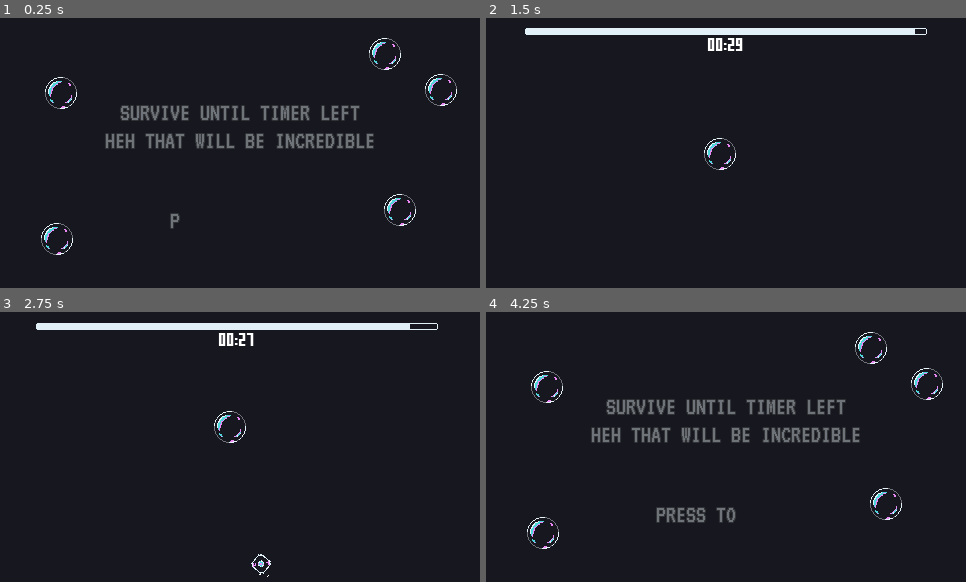
Above: before the commit, frames 1-4 (two rows, left to right).
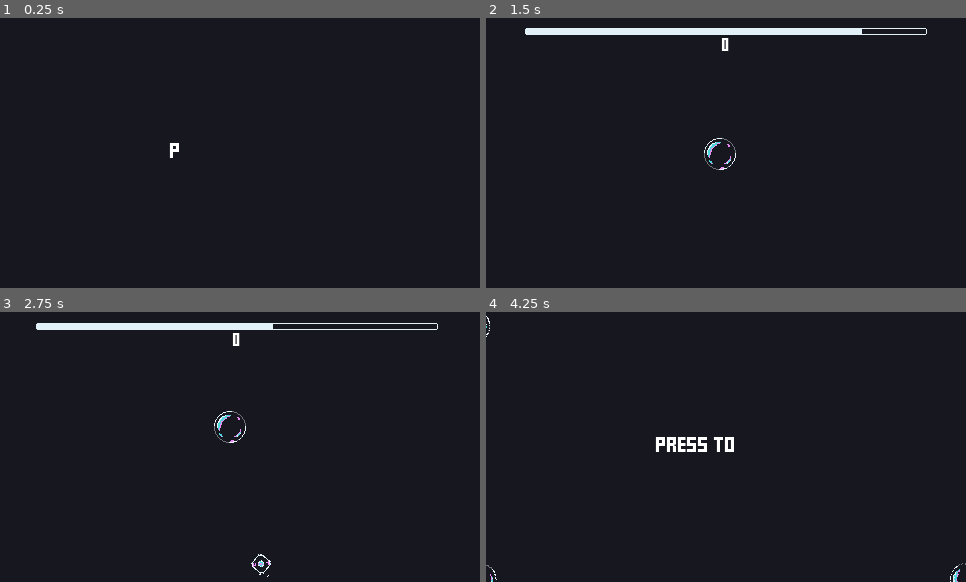
Above: after the commit, the same moments.

Repository: deadbit-dev/juice-jam
Game: Godot game, scene res://Game.tscn
Two runs of this game, one before a commit and one after it. Both use one fixed random seed, a clock stepped at 60 frames per second and the inputs below.
Inputs (mouse positions are in pixels of both pictures, inside the frame that each line leads up to):
- Up to frame 1 (0.25 s): no input
- Up to frame 2 (1.5 s): tap Enter at 0.5 s; click (726, 153) at 0.67 s; move the mouse to (630, 166) at 1.27 s; click (630, 166) at 1.42 s
- Up to frame 3 (2.75 s): move the mouse to (288, 387) at 2.02 s; click (288, 387) at 2.17 s
- Up to frame 4 (4.25 s): move the mouse to (702, 501) at 2.77 s; click (702, 501) at 2.92 s; move the mouse to (870, 487) at 3.52 s; click (870, 487) at 3.67 s

The runs differ from the first frame. In frame 1, 4.5% of the frame differs, in the area x 8-96%, y 7-88%; in frame 2, 0.5%; in frame 3, 0.8%; in frame 4, 5.5%, in the area x 0-100%, y 1-100%.

Commit message:
changed game mode to endless

Diff:
--- a/game/Game.tscn
+++ b/game/Game.tscn
@@ -1,10 +1,10 @@
 [gd_scene load_steps=11 format=2]
 
 [ext_resource path="res://scripts/Game.gd" type="Script" id=2]
-[ext_resource path="res://scenes/Enemy.tscn" type="PackedScene" id=3]
-[ext_resource path="res://scenes/Hero.tscn" type="PackedScene" id=4]
-[ext_resource path="res://scenes/GUI.tscn" type="PackedScene" id=5]
-[ext_resource path="res://scenes/HUD.tscn" type="PackedScene" id=6]
+[ext_resource path="res://Nodes/Enemy.tscn" type="PackedScene" id=3]
+[ext_resource path="res://Nodes/Hero.tscn" type="PackedScene" id=4]
+[ext_resource path="res://Nodes/GUI.tscn" type="PackedScene" id=5]
+[ext_resource path="res://Nodes/HUD.tscn" type="PackedScene" id=6]
 [ext_resource path="res://scripts/Shake.gd" type="Script" id=7]
 
 [sub_resource type="LineShape2D" id=5]
@@ -23,8 +23,12 @@
 Hero = ExtResource( 4 )
 Enemy = ExtResource( 3 )
 
-[node name="WinTimer" type="Timer" parent="."]
-wait_time = 30.0
+[node name="AdsTimer" type="Timer" parent="."]
+wait_time = 5.0
+one_shot = true
+
+[node name="PointTimer" type="Timer" parent="."]
+wait_time = 5.0
 one_shot = true
 
 [node name="SpawnTimer" type="Timer" parent="."]
--- /dev/null
+++ b/game/Nodes/Burst.tscn
@@ -0,0 +1,15 @@
+[gd_scene format=2]
+
+[node name="Burst" type="CPUParticles2D"]
+emitting = false
+amount = 15
+lifetime = 0.3
+one_shot = true
+explosiveness = 1.0
+local_coords = false
+emission_shape = 1
+emission_sphere_radius = 0.1
+spread = 180.0
+gravity = Vector2( 0, 0 )
+initial_velocity = 70.0
+initial_velocity_random = 0.5
--- a/game/Scenes/Enemy.tscn
+++ b/game/Nodes/Enemy.tscn
@@ -1,6 +1,6 @@
 [gd_scene load_steps=9 format=2]
 
-[ext_resource path="res://scenes/Sparks.tscn" type="PackedScene" id=1]
+[ext_resource path="res://Nodes/Sparks.tscn" type="PackedScene" id=1]
 [ext_resource path="res://scripts/Enemy.gd" type="Script" id=2]
 [ext_resource path="res://assets/enemy-die.png" type="Texture" id=3]
 [ext_resource path="res://assets/enemy-Sheet.png" type="Texture" id=4]
--- a/game/scenes/GUI.tscn
+++ b/game/Nodes/GUI.tscn
@@ -16,11 +16,6 @@
 margin_right = -10.0
 margin_bottom = -10.0
 script = ExtResource( 1 )
-__meta__ = {
-"_edit_use_anchors_": false
-}
-
-[node name="Tween" type="Tween" parent="."]
 
 [node name="Bars" type="CenterContainer" parent="."]
 margin_right = 460.0
@@ -42,12 +37,12 @@
 "_edit_use_anchors_": false
 }
 
-[node name="Time" type="Label" parent="Bars/TimerBar"]
+[node name="Points" type="Label" parent="Bars/TimerBar"]
 margin_top = 11.0
 margin_right = 402.0
 margin_bottom = 26.0
 custom_fonts/font = SubResource( 1 )
-text = "00:00"
+text = "000"
 align = 1
 valign = 1
 autowrap = true
--- /dev/null
+++ b/game/Nodes/GameOver.tscn
@@ -0,0 +1,64 @@
+[gd_scene load_steps=6 format=2]
+
+[ext_resource path="res://assets/FFFFORWA.TTF" type="DynamicFontData" id=1]
+[ext_resource path="res://scripts/WindowInputEvent.gd" type="Script" id=2]
+
+[sub_resource type="DynamicFont" id=1]
+size = 7
+font_data = ExtResource( 1 )
+
+[sub_resource type="DynamicFont" id=5]
+size = 5
+font_data = ExtResource( 1 )
+
+[sub_resource type="DynamicFont" id=2]
+size = 7
+font_data = ExtResource( 1 )
+
+[node name="GameOver" type="Control"]
+pause_mode = 1
+anchor_right = 1.0
+anchor_bottom = 1.0
+script = ExtResource( 2 )
+
+[node name="CenterContainer" type="CenterContainer" parent="."]
+anchor_left = 0.5
+anchor_top = 0.5
+anchor_right = 0.5
+anchor_bottom = 0.5
+margin_left = -46.0
+margin_top = -45.0
+margin_right = 46.0
+margin_bottom = 45.0
+mouse_filter = 2
+
+[node name="VBoxContainer" type="VBoxContainer" parent="CenterContainer"]
+margin_top = 20.0
+margin_right = 92.0
+margin_bottom = 69.0
+
+[node name="Points" type="Label" parent="CenterContainer/VBoxContainer"]
+margin_right = 92.0
+margin_bottom = 10.0
+custom_fonts/font = SubResource( 1 )
+text = "POINTS: 0"
+align = 1
+valign = 1
+
+[node name="Separator" type="Label" parent="CenterContainer/VBoxContainer"]
+modulate = Color( 0.486275, 0.486275, 0.576471, 1 )
+margin_top = 14.0
+margin_right = 92.0
+margin_bottom = 22.0
+custom_fonts/font = SubResource( 5 )
+text = "-----------------------"
+
+[node name="BestRecord" type="Label" parent="CenterContainer/VBoxContainer"]
+margin_top = 26.0
+margin_right = 92.0
+margin_bottom = 49.0
+custom_fonts/font = SubResource( 2 )
+text = "BEST RECORD
+0"
+align = 1
+valign = 1
--- /dev/null
+++ b/game/Nodes/HUD.tscn
@@ -0,0 +1,14 @@
+[gd_scene load_steps=4 format=2]
+
+[ext_resource path="res://Nodes/Start.tscn" type="PackedScene" id=2]
+[ext_resource path="res://Nodes/GameOver.tscn" type="PackedScene" id=3]
+[ext_resource path="res://scripts/HUD.gd" type="Script" id=4]
+
+[node name="HUD" type="CanvasLayer"]
+script = ExtResource( 4 )
+
+[node name="Start" parent="." instance=ExtResource( 2 )]
+visible = false
+
+[node name="GameOver" parent="." instance=ExtResource( 3 )]
+visible = false
--- a/game/Scenes/Hero.tscn
+++ b/game/Nodes/Hero.tscn
@@ -1,7 +1,8 @@
-[gd_scene load_steps=5 format=2]
+[gd_scene load_steps=6 format=2]
 
 [ext_resource path="res://assets/bubble.png" type="Texture" id=1]
 [ext_resource path="res://scripts/Hero.gd" type="Script" id=2]
+[ext_resource path="res://Nodes/Burst.tscn" type="PackedScene" id=3]
 
 [sub_resource type="CircleShape2D" id=1]
 radius = 16.0
@@ -78,19 +79,7 @@
 texture = ExtResource( 1 )
 region_rect = Rect2( 0, 0, 100, 30 )
 
-[node name="Burst" type="CPUParticles2D" parent="."]
-emitting = false
-amount = 15
-lifetime = 0.3
-one_shot = true
-explosiveness = 1.0
-local_coords = false
-emission_shape = 1
-emission_sphere_radius = 0.1
-spread = 180.0
-gravity = Vector2( 0, 0 )
-initial_velocity = 70.0
-initial_velocity_random = 0.5
+[node name="Burst" parent="." instance=ExtResource( 3 )]
 
 [node name="Animation" type="AnimationPlayer" parent="."]
 anims/die = SubResource( 2 )
--- /dev/null
+++ b/game/Nodes/SpawnDelayTimer.tscn
@@ -0,0 +1,5 @@
+[gd_scene format=2]
+
+[node name="SpawnDelayTimer" type="Timer" groups=["spawn_delay_timers"]]
+wait_time = 2.0
+autostart = true
--- /dev/null
+++ b/game/Nodes/Start.tscn
@@ -0,0 +1,100 @@
+[gd_scene load_steps=7 format=2]
+
+[ext_resource path="res://assets/FFFFORWA.TTF" type="DynamicFontData" id=1]
+[ext_resource path="res://Scripts/TextAnimationControl.gd" type="Script" id=2]
+[ext_resource path="res://scripts/WindowInputEvent.gd" type="Script" id=3]
+[ext_resource path="res://assets/bubble.png" type="Texture" id=4]
+
+[sub_resource type="Animation" id=10]
+resource_name = "print"
+length = 7.0
+loop = true
+tracks/0/type = "value"
+tracks/0/path = NodePath("Text:visible_characters")
+tracks/0/interp = 1
+tracks/0/loop_wrap = true
+tracks/0/imported = false
+tracks/0/enabled = true
+tracks/0/keys = {
+"times": PoolRealArray( 0, 0.5, 1, 1.5, 2, 2.5, 3, 3.5, 4, 4.5, 5, 5.5, 6, 6.5 ),
+"transitions": PoolRealArray( 1, 1, 1, 1, 1, 1, 1, 1, 1, 1, 1, 1, 1, 1 ),
+"update": 1,
+"values": [ 0, 1, 2, 3, 4, 5, 6, 7, 8, 9, 10, 11, 12, 13 ]
+}
+
+[sub_resource type="DynamicFont" id=6]
+size = 12
+font_data = ExtResource( 1 )
+
+[node name="Start" type="Control"]
+pause_mode = 1
+anchor_right = 1.0
+anchor_bottom = 1.0
+script = ExtResource( 3 )
+
+[node name="TextAnimation" type="AnimationPlayer" parent="."]
+playback_speed = 2.5
+anims/print = SubResource( 10 )
+script = ExtResource( 2 )
+
+[node name="Text" type="Label" parent="."]
+anchor_right = 1.0
+anchor_bottom = 1.0
+custom_fonts/font = SubResource( 6 )
+text = "press to start"
+align = 1
+valign = 1
+uppercase = true
+percent_visible = 0.0
+
+[node name="BottomLeftBubbleSpawner" type="CPUParticles2D" parent="."]
+position = Vector2( -50, 300 )
+amount = 5
+lifetime = 10.0
+randomness = 0.1
+texture = ExtResource( 4 )
+direction = Vector2( 1, -1 )
+spread = 20.0
+gravity = Vector2( 0, 0 )
+initial_velocity = 50.0
+initial_velocity_random = 0.15
+angular_velocity = 30.0
+
+[node name="BottomRightBubbleSpawner" type="CPUParticles2D" parent="."]
+position = Vector2( 530, 300 )
+amount = 5
+lifetime = 10.0
+randomness = 0.1
+texture = ExtResource( 4 )
+direction = Vector2( -1, -1 )
+spread = 20.0
+gravity = Vector2( 0, 0 )
+initial_velocity = 50.0
+initial_velocity_random = 0.15
+angular_velocity = 30.0
+
+[node name="TopLeftBubbleSpawner" type="CPUParticles2D" parent="."]
+position = Vector2( -50, -30 )
+amount = 5
+lifetime = 10.0
+randomness = 0.1
+texture = ExtResource( 4 )
+direction = Vector2( 1, 1 )
+spread = 20.0
+gravity = Vector2( 0, 0 )
+initial_velocity = 50.0
+initial_velocity_random = 0.15
+angular_velocity = 30.0
+
+[node name="TopRightBubbleSpawner" type="CPUParticles2D" parent="."]
+position = Vector2( 530, -30 )
+amount = 5
+lifetime = 10.0
+randomness = 0.1
+texture = ExtResource( 4 )
+direction = Vector2( -1, 1 )
+spread = 20.0
+gravity = Vector2( 0, 0 )
+initial_velocity = 50.0
+initial_velocity_random = 0.15
+angular_velocity = 30.0
--- a/game/Scripts/Game.gd
+++ b/game/Scripts/Game.gd
@@ -1,61 +1,79 @@
 extends Node
 
+signal start
+signal game
 signal gameover
-signal win
 
 export (PackedScene) var Hero
 export (PackedScene) var Enemy
 
-onready var win_timer = $WinTimer
-onready var spawn_timer = $SpawnTimer
 onready var hud = $HUD
 onready var camera = $ShakeCamera
+onready var point_timer = $PointTimer
+onready var spawn_timer = $SpawnTimer
 onready var hero_start_pos = $StartHero.position
 
-var Player: KinematicBody2D
+var player: KinematicBody2D
+var enemies: Array
+
+var points: int = 0
+var best_record: int = points
 
 
 func _ready():
-	win_timer.connect("timeout", self, "win")
-	spawn_timer.connect("timeout", self, "spawn_enemy")
-	hud.connect("game", self, "start_game")
+	hud.start.connect("mouse_click", self, "start_game")
+	hud.game_over.connect("mouse_click", self, "start_menu")
+	start_menu()
+
+
+func start_menu():
+	emit_signal("start")
 
 
 func start_game():
 	randomize()
+	init_timers()
 	spawn_player()
-	win_timer.start()
+	emit_signal("game")
+
+
+func init_timers():
+	point_timer.connect("timeout", self, "increase_points")
+	spawn_timer.connect("timeout", self, "spawn_enemy")
+	point_timer.start()
 	spawn_timer.start()
 
 
-func game_over():
-	win_timer.stop()
-	spawn_timer.stop()
-	get_tree().call_group("enemies", "queue_free")
-	emit_signal("gameover")
-
-
-func win():
-	spawn_timer.stop()
-	get_tree().call_group("enemies", "queue_free")
-	Player.queue_free()
-	emit_signal("win")
-
-
 func spawn_player():
-	Player = Hero.instance()
-	Player.connect("died", self, "game_over")
-	Player.position = hero_start_pos
-	Player.purpose = hero_start_pos
-	add_child(Player)
+	player = Hero.instance()
+	player.connect("died", self, "game_over")
+	player.position = hero_start_pos
+	player.purpose = hero_start_pos
+	add_child(player)
 
 
 func spawn_enemy():
 	var enemy = Enemy.instance()
-	enemy.position = rand_pos_on_rect_edge(get_viewport().size)
+	enemy.position = rand_pos_on_rect_edge(get_viewport().get_visible_rect().size)
 	enemy.connect("shake", camera, "shake_on")
+	enemies.append(enemy)
 	add_child(enemy)
-	enemy.attack(Player)
+	enemy.attack(player)
+
+
+func increase_points():
+	points += 1
+	if points > best_record:
+		best_record = points
+	point_timer.start()
+
+
+func game_over():
+	point_timer.stop()
+	spawn_timer.stop()
+	player.queue_free()
+	get_tree().call_group("enemies", "queue_free")
+	emit_signal("gameover")
 
 
 func rand_pos_on_rect_edge(size: Vector2):
--- a/game/scenes/GameOver.tscn
+++ /dev/null
@@ -1,39 +0,0 @@
-[gd_scene load_steps=4 format=2]
-
-[ext_resource path="res://assets/VT323-Regular.ttf" type="DynamicFontData" id=1]
-[ext_resource path="res://scripts/WindowInputEvent.gd" type="Script" id=2]
-
-[sub_resource type="DynamicFont" id=6]
-size = 25
-outline_size = 1
-outline_color = Color( 0.435294, 0.435294, 0.435294, 1 )
-font_data = ExtResource( 1 )
-
-[node name="GameOver" type="Control"]
-pause_mode = 1
-visible = false
-anchor_right = 1.0
-anchor_bottom = 1.0
-script = ExtResource( 2 )
-__meta__ = {
-"_edit_use_anchors_": false
-}
-
-[node name="Message" type="Label" parent="."]
-modulate = Color( 0.435294, 0.454902, 0.478431, 1 )
-anchor_left = 0.5
-anchor_top = 0.5
-anchor_right = 0.5
-anchor_bottom = 0.5
-margin_left = -160.0
-margin_top = -24.0
-margin_right = 160.0
-margin_bottom = 24.0
-custom_fonts/font = SubResource( 6 )
-text = "bubble burst, press to try again"
-align = 1
-valign = 1
-uppercase = true
-__meta__ = {
-"_edit_use_anchors_": false
-}
--- a/game/scenes/HUD.tscn
+++ /dev/null
@@ -1,40 +0,0 @@
-[gd_scene load_steps=6 format=2]
-
-[ext_resource path="res://scenes/Win.tscn" type="PackedScene" id=1]
-[ext_resource path="res://scenes/Start.tscn" type="PackedScene" id=2]
-[ext_resource path="res://scenes/GameOver.tscn" type="PackedScene" id=3]
-[ext_resource path="res://scripts/HUD.gd" type="Script" id=4]
-[ext_resource path="res://scripts/WindowInputEvent.gd" type="Script" id=5]
-
-[node name="HUD" type="CanvasLayer"]
-script = ExtResource( 4 )
-
-[node name="Start" type="Control" parent="." instance=ExtResource( 2 )]
-pause_mode = 1
-visible = false
-anchor_right = 1.0
-anchor_bottom = 1.0
-script = ExtResource( 5 )
-__meta__ = {
-"_edit_use_anchors_": false
-}
-
-[node name="GameOver" type="Control" parent="." instance=ExtResource( 3 )]
-pause_mode = 1
-visible = false
-anchor_right = 1.0
-anchor_bottom = 1.0
-script = ExtResource( 5 )
-__meta__ = {
-"_edit_use_anchors_": false
-}
-
-[node name="Win" type="Control" parent="." instance=ExtResource( 1 )]
-pause_mode = 1
-visible = false
-anchor_right = 1.0
-anchor_bottom = 1.0
-script = ExtResource( 5 )
-__meta__ = {
-"_edit_use_anchors_": false
-}
--- a/game/scenes/Start.tscn
+++ /dev/null
@@ -1,96 +0,0 @@
-[gd_scene load_steps=7 format=2]
-
-[ext_resource path="res://assets/VT323-Regular.ttf" type="DynamicFontData" id=1]
-[ext_resource path="res://Scripts/anim_start.gd" type="Script" id=2]
-[ext_resource path="res://scripts/WindowInputEvent.gd" type="Script" id=3]
-[ext_resource path="res://assets/bubble.png" type="Texture" id=4]
-
-[sub_resource type="DynamicFont" id=6]
-size = 25
-outline_size = 1
-outline_color = Color( 0.435294, 0.435294, 0.435294, 1 )
-font_data = ExtResource( 1 )
-
-[sub_resource type="Animation" id=10]
-resource_name = "print"
-length = 7.0
-loop = true
-tracks/0/type = "value"
-tracks/0/path = NodePath("press_to_start:visible_characters")
-tracks/0/interp = 1
-tracks/0/loop_wrap = true
-tracks/0/imported = false
-tracks/0/enabled = true
-tracks/0/keys = {
-"times": PoolRealArray( 0, 0.5, 1, 1.5, 2, 2.5, 3, 3.5, 4, 4.5, 5, 5.5, 6, 6.5 ),
-"transitions": PoolRealArray( 1, 1, 1, 1, 1, 1, 1, 1, 1, 1, 1, 1, 1, 1 ),
-"update": 1,
-"values": [ 0, 1, 2, 3, 4, 5, 6, 7, 8, 9, 10, 11, 12, 13 ]
-}
-
-[node name="Start" type="Control"]
-pause_mode = 1
-visible = false
-anchor_right = 1.0
-anchor_bottom = 1.0
-script = ExtResource( 3 )
-__meta__ = {
-"_edit_use_anchors_": false
-}
-
-[node name="how_win" type="Label" parent="."]
-modulate = Color( 0.435294, 0.454902, 0.478431, 1 )
-anchor_right = 1.0
-anchor_bottom = 0.5
-custom_fonts/font = SubResource( 6 )
-text = "Survive until timer left
-Heh that will be incredible"
-align = 1
-valign = 2
-uppercase = true
-__meta__ = {
-"_edit_use_anchors_": false
-}
-
-[node name="press_to_start" type="Label" parent="."]
-modulate = Color( 0.435294, 0.454902, 0.478431, 1 )
-anchor_top = 0.5
-anchor_right = 1.0
-anchor_bottom = 1.0
-custom_fonts/font = SubResource( 6 )
-text = "press to start"
-align = 1
-valign = 1
-uppercase = true
-percent_visible = 0.0
-__meta__ = {
-"_edit_use_anchors_": false
-}
-
-[node name="anim" type="AnimationPlayer" parent="."]
-playback_speed = 2.5
-anims/print = SubResource( 10 )
-script = ExtResource( 2 )
-
-[node name="Bubbles" type="CenterContainer" parent="."]
-
-[node name="Bubble" type="Sprite" parent="Bubbles"]
-position = Vector2( 441, 72 )
-texture = ExtResource( 4 )
-
-[node name="Bubble2" type="Sprite" parent="Bubbles"]
-position = Vector2( 365, 126 )
-texture = ExtResource( 4 )
-offset = Vector2( 20, -90 )
-
-[node name="Bubble3" type="Sprite" parent="Bubbles"]
-position = Vector2( 400, 192 )
-texture = ExtResource( 4 )
-
-[node name="Bubble4" type="Sprite" parent="Bubbles"]
-position = Vector2( 61, 75 )
-texture = ExtResource( 4 )
-
-[node name="Bubble5" type="Sprite" parent="Bubbles"]
-position = Vector2( 57, 221 )
-texture = ExtResource( 4 )
--- a/game/scenes/Win.tscn
+++ /dev/null
@@ -1,85 +0,0 @@
-[gd_scene load_steps=5 format=2]
-
-[ext_resource path="res://assets/VT323-Regular.ttf" type="DynamicFontData" id=1]
-[ext_resource path="res://scripts/WindowInputEvent.gd" type="Script" id=2]
-[ext_resource path="res://assets/bubble.png" type="Texture" id=3]
-
-[sub_resource type="DynamicFont" id=6]
-size = 25
-outline_size = 1
-outline_color = Color( 0.435294, 0.435294, 0.435294, 1 )
-font_data = ExtResource( 1 )
-
-[node name="Win" type="Control"]
-pause_mode = 1
-visible = false
-anchor_right = 1.0
-anchor_bottom = 1.0
-script = ExtResource( 2 )
-__meta__ = {
-"_edit_use_anchors_": false
-}
-
-[node name="Message" type="Label" parent="."]
-modulate = Color( 0.435294, 0.454902, 0.478431, 1 )
-anchor_left = 0.5
-anchor_top = 0.5
-anchor_right = 0.5
-anchor_bottom = 0.5
-margin_left = -190.0
-margin_top = -24.0
-margin_right = 190.0
-margin_bottom = 24.0
-custom_fonts/font = SubResource( 6 )
-text = "wow, are you win, how ?
-this was impasible"
-align = 1
-valign = 1
-uppercase = true
-__meta__ = {
-"_edit_use_anchors_": false
-}
-
-[node name="Bubbles" type="CenterContainer" parent="."]
-
-[node name="Bubble" type="Sprite" parent="Bubbles"]
-position = Vector2( 441, 72 )
-texture = ExtResource( 3 )
-
-[node name="Bubble2" type="Sprite" parent="Bubbles"]
-position = Vector2( 365, 126 )
-texture = ExtResource( 3 )
-offset = Vector2( 20, -90 )
-
-[node name="Bubble3" type="Sprite" parent="Bubbles"]
-position = Vector2( 400, 192 )
-texture = ExtResource( 3 )
-
-[node name="Bubble4" type="Sprite" parent="Bubbles"]
-position = Vector2( 45, 56 )
-texture = ExtResource( 3 )
-
-[node name="Bubble5" type="Sprite" parent="Bubbles"]
-position = Vector2( 57, 221 )
-texture = ExtResource( 3 )
-
-[node name="Bubble6" type="Sprite" parent="Bubbles"]
-position = Vector2( 181, 36 )
-texture = ExtResource( 3 )
-
-[node name="Bubble7" type="Sprite" parent="Bubbles"]
-position = Vector2( 384, 205 )
-texture = ExtResource( 3 )
-offset = Vector2( 20, -90 )
-
-[node name="Bubble8" type="Sprite" parent="Bubbles"]
-position = Vector2( 300, 237 )
-texture = ExtResource( 3 )
-
-[node name="Bubble9" type="Sprite" parent="Bubbles"]
-position = Vector2( 125, 72 )
-texture = ExtResource( 3 )
-
-[node name="Bubble10" type="Sprite" parent="Bubbles"]
-position = Vector2( 116, 185 )
-texture = ExtResource( 3 )
--- a/game/scripts/GUI.gd
+++ b/game/scripts/GUI.gd
@@ -3,17 +3,15 @@
 export var dt = 20.0
 
 onready var bar = $Bars/TimerBar/Progress
-onready var count = $Bars/TimerBar/Time
-onready var timer = $"../WinTimer"
-onready var tween = $Tween
+onready var points = $Bars/TimerBar/Points
+onready var point_timer = $"../PointTimer"
+onready var game = $"../../GAME"
 
 
 func _ready():
-	var win_time = timer.wait_time
-	bar.max_value = win_time * dt
+	bar.max_value = point_timer.wait_time * dt
 
 
 func _process(delta):
-	var time_left = timer.time_left
-	count.text =  "00:" + String(int(time_left))
-	bar.value = time_left * dt
+	bar.value = point_timer.time_left * dt
+	points.text = String(game.points)
--- a/game/scripts/HUD.gd
+++ b/game/scripts/HUD.gd
@@ -1,22 +1,17 @@
 extends CanvasLayer
-
-signal game
 
 onready var start = $Start
 onready var game_over = $GameOver
-onready var win = $Win
+onready var points = $GameOver/CenterContainer/VBoxContainer/Points
+onready var best_record = $GameOver/CenterContainer/VBoxContainer/BestRecord
 onready var gui = $"../GUI"
-
-onready var state = $"../../GAME"
+onready var game = $"../../GAME"
 
 
 func _ready():
-	start.connect("mouse_click", self, "gui_game")
-	game_over.connect("mouse_click", self, "gui_start")
-	win.connect("mouse_click", self, "gui_start")
-	state.connect("gameover", self, "gui_gameover")
-	state.connect("win", self, "gui_win")
-	gui_start()
+	game.connect("start", self, "gui_start")
+	game.connect("game", self, "gui_game")
+	game.connect("gameover", self, "gui_gameover")
 
 
 func gui_start():
@@ -24,8 +19,6 @@
 	gui.visible = false
 	game_over.pause_mode = Node.PAUSE_MODE_STOP
 	game_over.visible = false
-	win.pause_mode = Node.PAUSE_MODE_STOP
-	win.visible = false
 	start.pause_mode = Node.PAUSE_MODE_PROCESS
 	start.visible = true
 
@@ -35,11 +28,8 @@
 	start.visible = false
 	game_over.pause_mode = Node.PAUSE_MODE_STOP
 	game_over.visible = false
-	win.pause_mode = Node.PAUSE_MODE_STOP
-	win.visible = false
 	gui.pause_mode = Node.PAUSE_MODE_PROCESS
 	gui.visible = true
-	emit_signal("game")
 
 
 func gui_gameover():
@@ -47,10 +37,5 @@
 	gui.visible = false
 	game_over.pause_mode = Node.PAUSE_MODE_PROCESS
 	game_over.visible = true
-
-
-func gui_win():
-	gui.pause_mode = Node.PAUSE_MODE_STOP
-	gui.visible = false
-	win.pause_mode = Node.PAUSE_MODE_PROCESS
-	win.visible = true
+	points.text = "POINTS: " + String(game.points)
+	best_record.text = "BEST RECORD\n" + String(game.best_record)
Renamed: game/scenes/Sparks.tscn -> game/Nodes/Sparks.tscn
Renamed: game/scripts/anim_start.gd -> game/Scripts/TextAnimationControl.gd
Not shown, changed: game/export_presets.cfg
Empty file removed: game/scripts/Burst.gd
